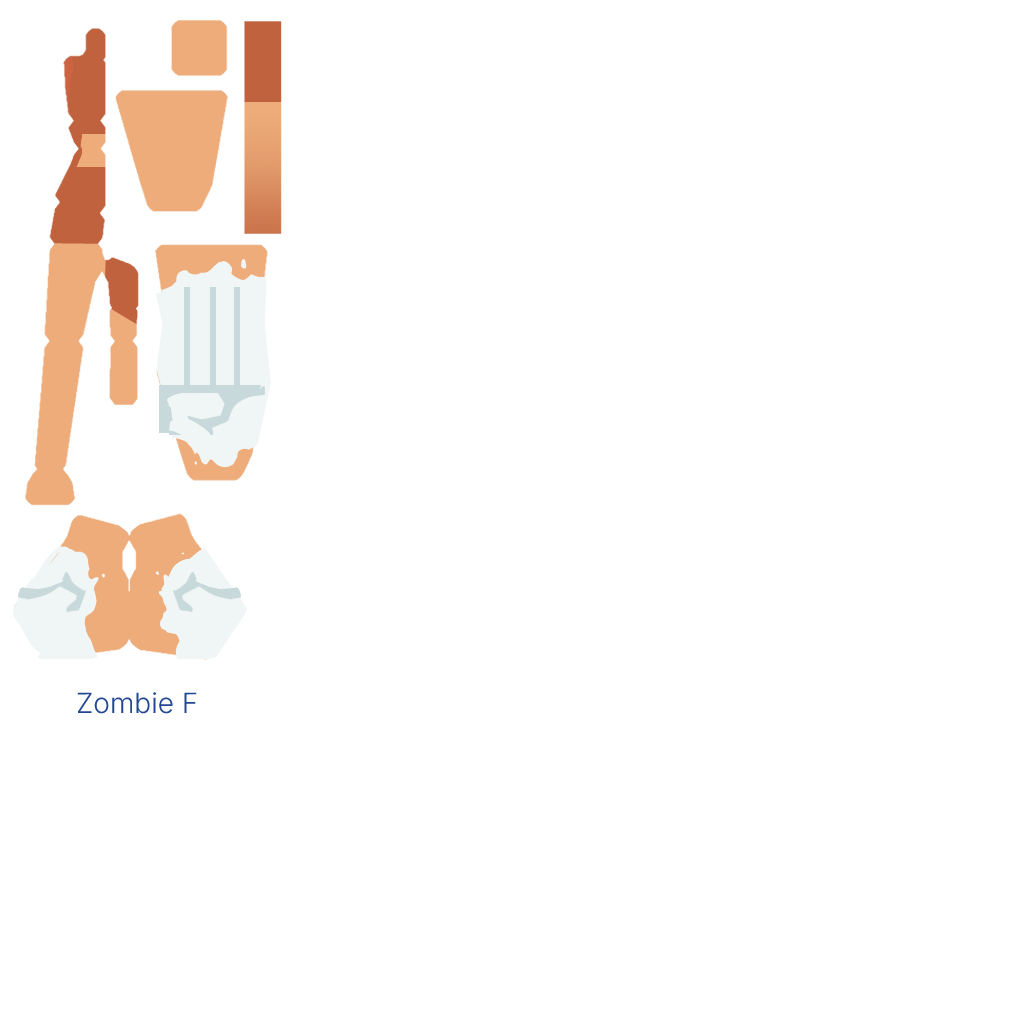
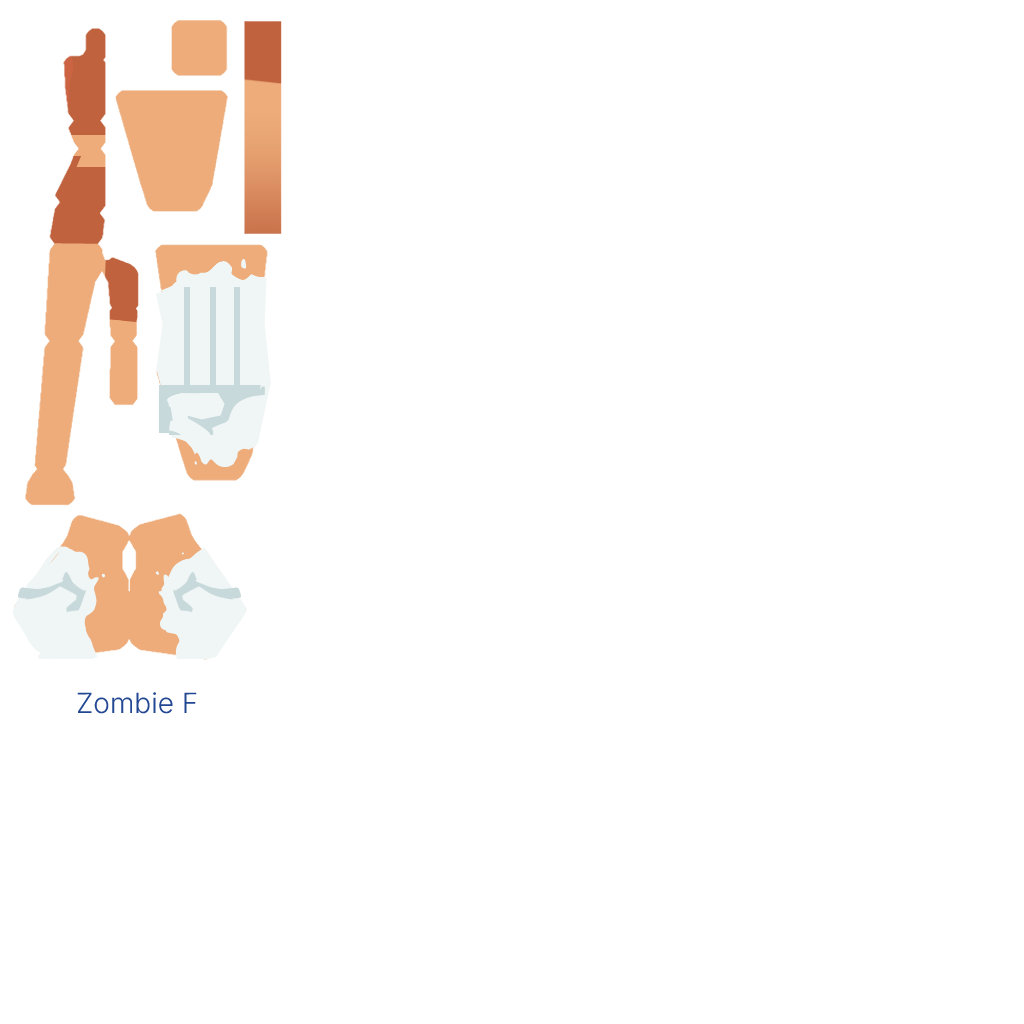
Before/after of a 1024px x 1024px layered artwork. What changed in the layer stack:
painted on "Layer 7 Copy 4" over [left=244, top=79, right=282, bottom=102]
painted on "Layer 4 Copy 3" over [left=67, top=105, right=138, bottom=325]
